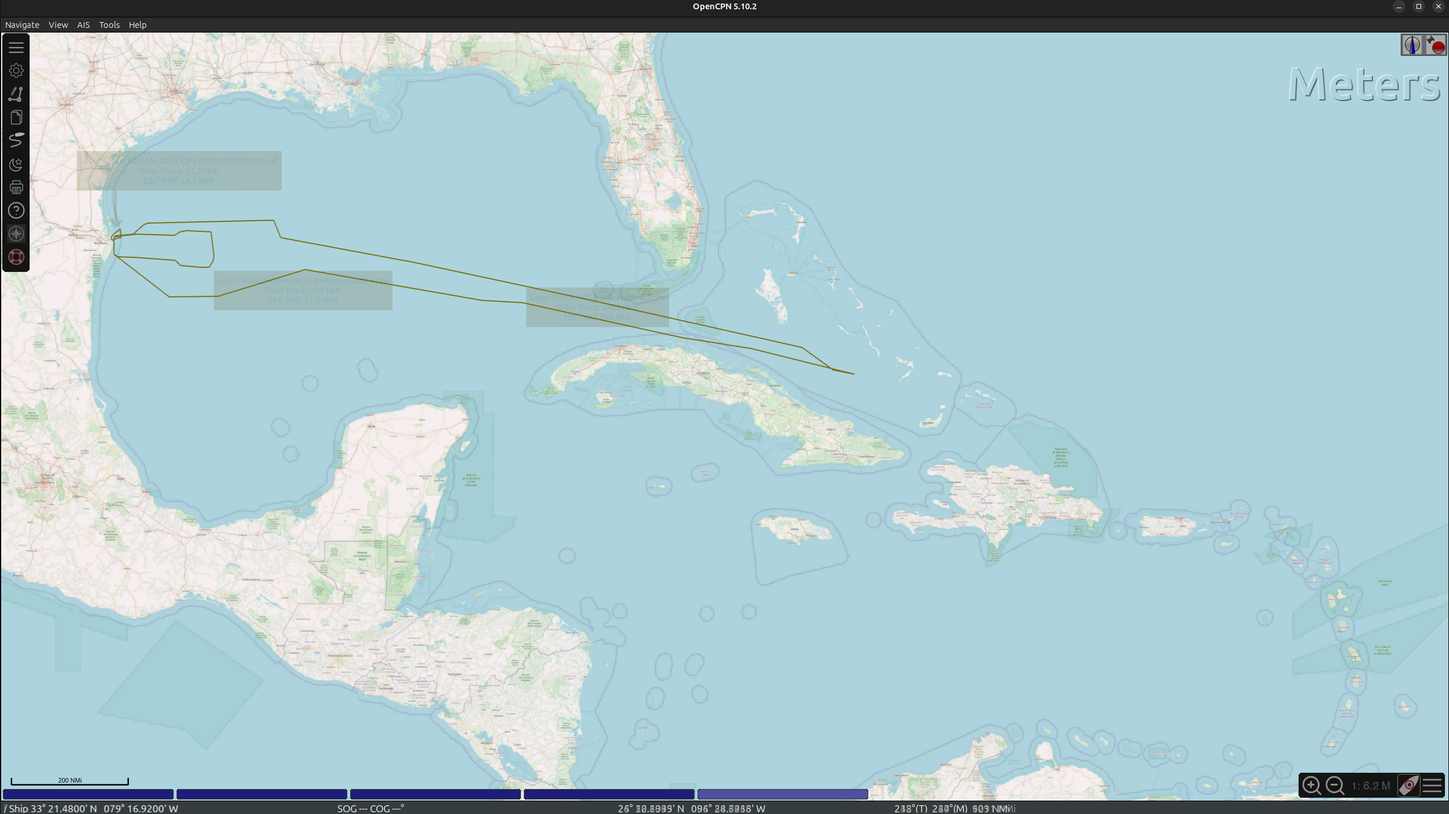
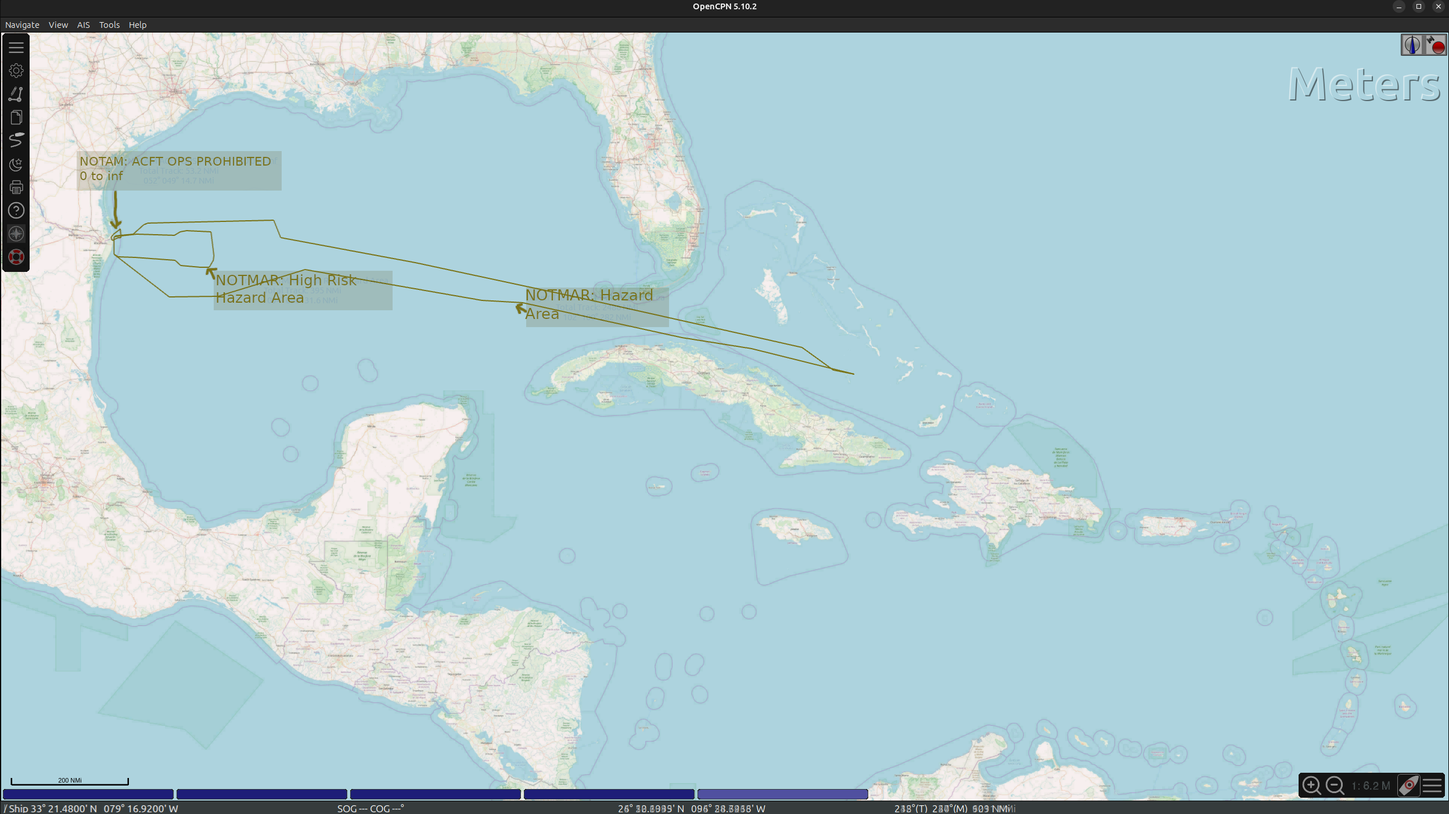
Before/after of a (1449, 814) layered artwork. What changed in the layer stack:
painted on "Pasted Layer" over (x1=80, y1=156, x2=653, y2=319)
